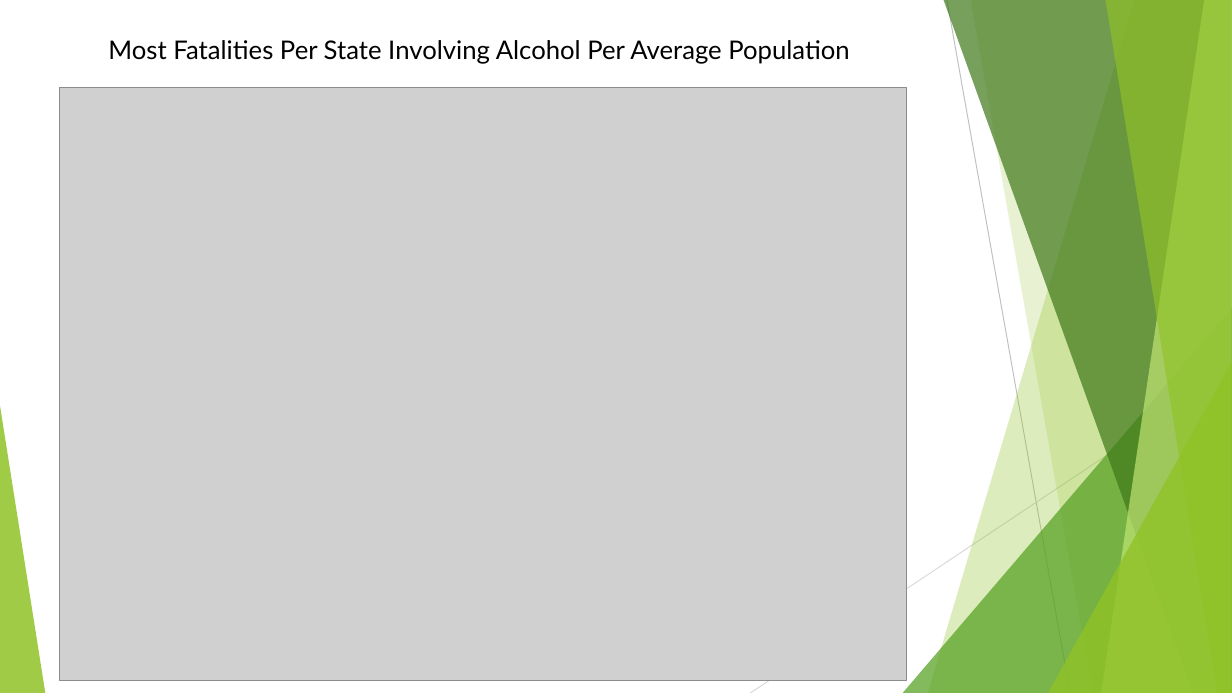
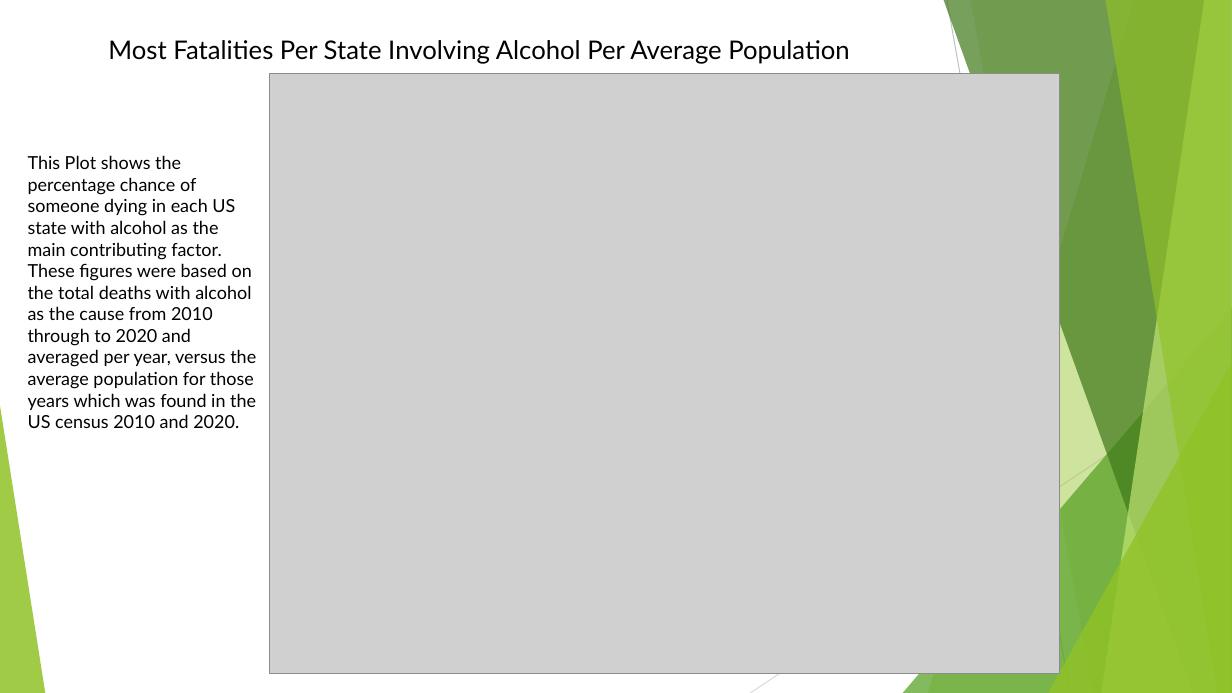
Before and after one commit to MZt92-ui/Project-1-Group-3, a slide deck: slide 2 of Boat Presentation.pptx. Drawn at 1232x693 pixels with LibreOffice and Linux fonts; fonts in the diff are those of the drawing; grey boxes stand for pictures. Boxes give left, top, right and bottom in pixels: in the first picture for what was removed or moved away, otherwise in the second. Text is boxed around its words. In the diff, an @@ line names an element or a change of style, - is before the commit and + after.

```diff
--- a/Boat Presentation.pptx
+++ b/Boat Presentation.pptx
@@ picture: place and size @@
-picture at box(60, 88, 907, 680)
+picture at box(269, 74, 1059, 674)
@@ text added at box(28, 155, 256, 428), 14 pt, text #000000 @@
+This Plot shows the percentage chance of someone dying in each US state with alcohol as the main contributing factor. These figures were based on the total deaths with alcohol as the cause from 2010 through to 2020 and averaged per year, versus the average population for those years which was found in the US census 2010 and 2020.
```
Also in this commit, not shown: 7 other slides changed, 2 slides added, 1 other file.
